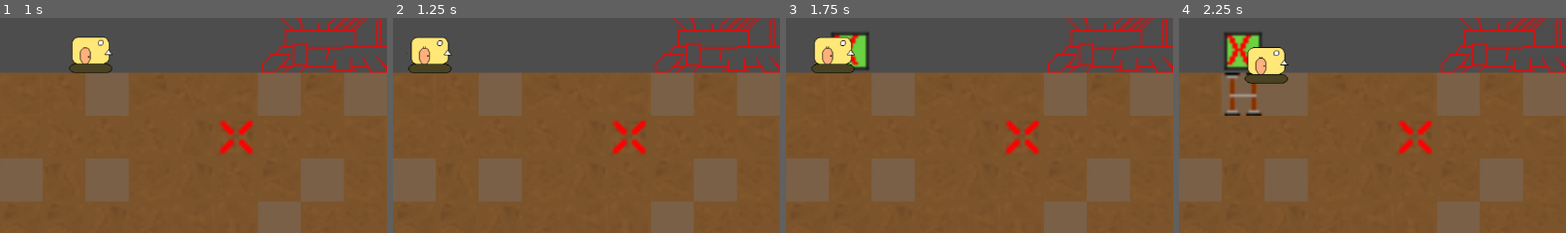
Above: before the commit, frames 1-4 (left to right).
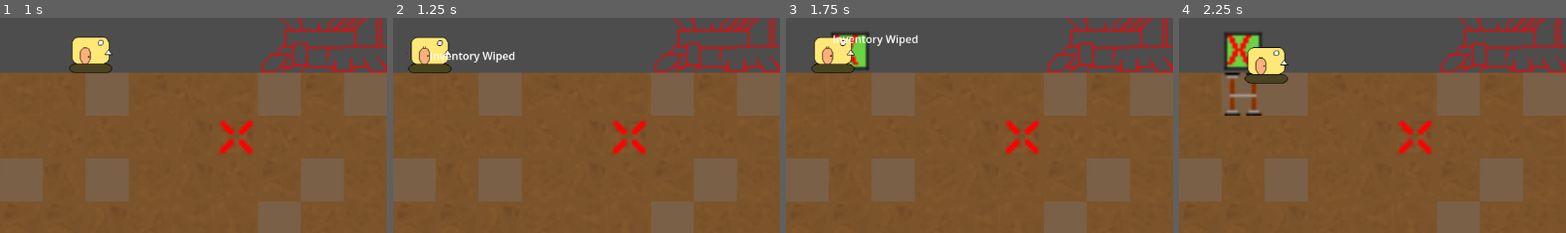
Above: after the commit, the same moments.

Repository: TrakeMuldoon/GodotMineTower
Game: Godot game, scene res://World/world.tscn
Same seed, same stepped clock (60 frames per second), same inputs: the game is played once before the commit and once after it.
Inputs:
- Up to frame 1 (1 s): hold D (go_right) from 0.53 s (still down); hold R (Return) from 0.53 s (still down)
- Up to frame 2 (1.25 s): keep holding D (go_right); keep holding R (Return)
- Up to frame 3 (1.75 s): release D (go_right) at 1.28 s; release R (Return) at 1.28 s; hold S (go_down) from 1.28 s (still down); tap X (Mark) at 1.35 s; tap R (Return) at 1.55 s
- Up to frame 4 (2.25 s): release S (go_down) at 2.03 s; hold D (go_right) from 2.03 s (still down); hold M (Mine) from 2.03 s (still down)
The pictures show only the part of the screen within x 50-100%, y 37-87%; the shares and areas given below are measured in that part.

Frame 1 is identical in both runs. In frame 2, 0.5% of the frame differs, in the area x 9-32%, y 15-21%; in frame 3, 0.5%; in frame 4, nothing differs.

Commit message:
More Inventory and moving text stuff.

Diff:
--- a/Characters/tank_character.gd
+++ b/Characters/tank_character.gd
@@ -24,10 +24,6 @@
 	#surface_inventory = Inventory.new(1000000)
 	#tank_inventory.inventory_modified.connect(InventoryModified)
 	#surface_inventory.inventory_modified.connect(InventoryModified)
-
-func ResetLocation():
-	Globals.TANK_INVENTORY.add_to_inventory("blah", 5)
-	position = Vector2.ZERO
 
 func _physics_process(delta):
 	if Input.is_action_pressed("Return"):
@@ -134,3 +130,11 @@
 
 func _on_world_level_found_ore(ore_name):
 	Globals.TANK_INVENTORY.add_to_inventory(ore_name, Globals.ORE_PER_NODE_DRILLED)
+
+
+func ResetLocation():
+	Globals.TANK_INVENTORY.add_to_inventory("blah", 5)
+	position = Vector2.ZERO
+	var mt = MovingText.new()
+	add_child(mt)
+	mt.go_to_it("Inventory Wiped", 1, 50)
--- a/HUD/hud.gd
+++ b/HUD/hud.gd
@@ -29,8 +29,8 @@
 
 
 func _on_inventory_modified():
-	$TankInventory.text = Globals.TANK_INVENTORY.itemize()
-	$WorldInventory.text = Globals.GLOBAL_INVENTORY.itemize()
+	$TankInventory.text = Globals.TANK_INVENTORY.HUD_printout()
+	$WorldInventory.text = Globals.GLOBAL_INVENTORY.HUD_printout()
 
 
 	pass # Replace with function body.
--- a/SupportScripts/Inventory.gd
+++ b/SupportScripts/Inventory.gd
@@ -20,7 +20,18 @@
 	inventory_modified.emit()
 	return true
 
-func itemize():
+func remove_from_inventory(label):
+	var value = ores_held[label]
+	ores_held.erase(label)
+	return value
+
+func get_ores():
+	var ore_list = []
+	for ore in ores_held:
+		ore_list.append(ore)
+	return ore_list
+
+func HUD_printout():
 	var output = "floop\n"
 	for label in ores_held:
 		output += "{lab} :> {val}\n".format({"lab":label, "val":ores_held[label]})
--- /dev/null
+++ b/moving_text.gd
@@ -0,0 +1,23 @@
+class_name MovingText extends Label
+
+# Called when the node enters the scene tree for the first time.
+func _ready():
+	pass # Replace with function body.
+
+var started = false
+var elapsed_time = 0
+var target_time = 0
+var distance = 0
+# Called every frame. 'delta' is the elapsed time since the previous frame.
+func _process(delta):
+	if(started):
+		position.y -= (float(delta) / target_time) * distance
+		elapsed_time += delta
+		if elapsed_time > target_time:
+			queue_free()
+
+func go_to_it(write_text, time, x_delta):
+	text = write_text
+	target_time = time * 1
+	distance = x_delta
+	started = true
--- /dev/null
+++ b/moving_text.tscn
@@ -0,0 +1,6 @@
+[gd_scene load_steps=2 format=3 uid="uid://rdp31xtjnf5i"]
+
+[ext_resource type="Script" path="res://moving_text.gd" id="1_egiq2"]
+
+[node name="MovingText" type="Label"]
+script = ExtResource("1_egiq2")
